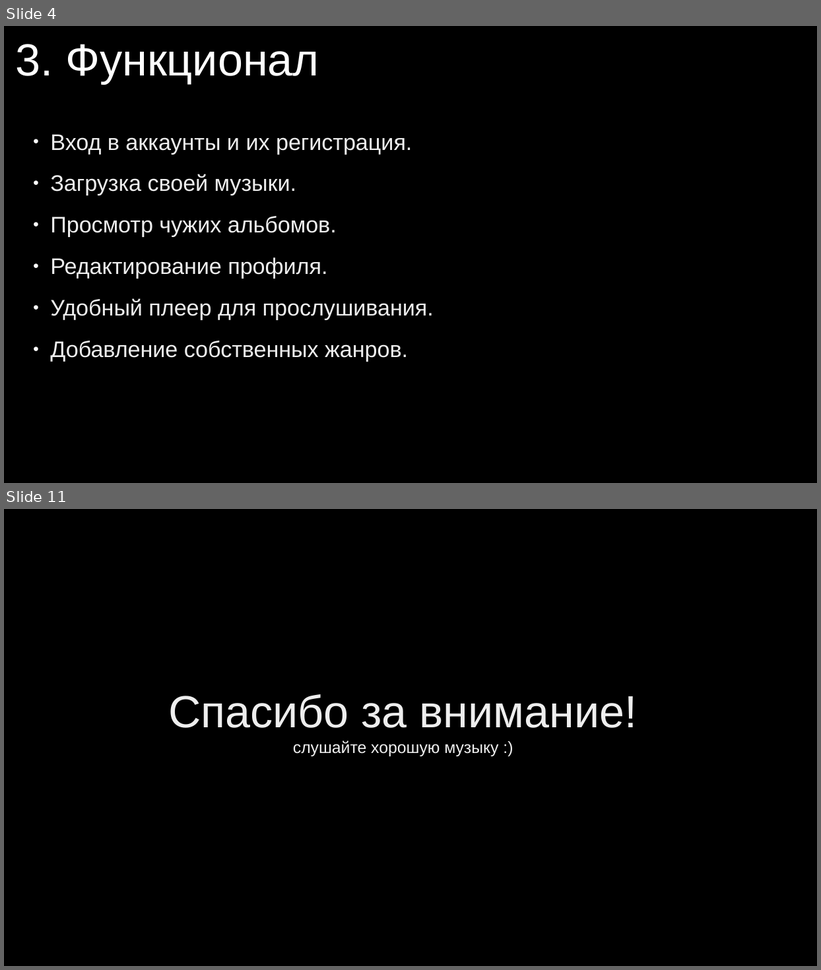
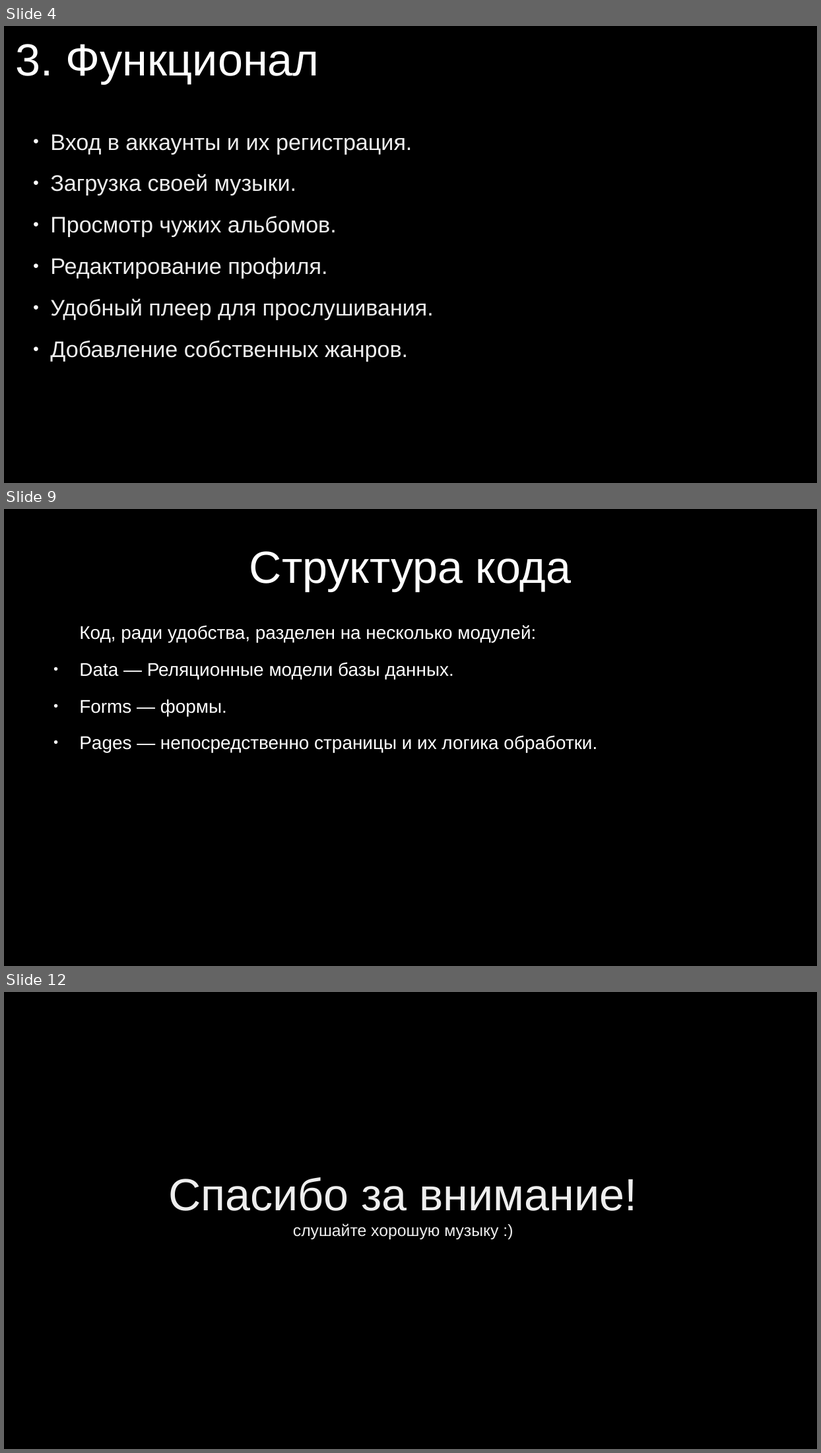
Before and after one commit to gepron1x/blacklandradio2, a slide deck: media/presentation-.odp. Shown one above the other, each under a label of ours: slides 4 and 11 before the commit, slides 4, 9 and 12 after it; the slides between them are not shown. The pictures are 821x970 and 821x1453 pixels, drawn with LibreOffice and Linux fonts; fonts in the diff are those of the drawing. Boxes give left, top, right and bottom in pixels: in the first picture for what was removed or moved away, otherwise in the second. Text is boxed around its words. In the diff, an @@ line names an element or a change of style, - is before the commit and + after.

```diff
--- a/media/presentation-.odp
+++ b/media/presentation-.odp
@@ slide 9 added at bbox=[4, 509, 817, 966], background #000000 @@
@@ title added at bbox=[250, 551, 572, 591], 44 pt, text #FFFFFF @@
+Структура кода
@@ text added at bbox=[79, 625, 597, 753], 18 pt, text #FFFFFF @@
+Код, ради удобства, разделен на несколько модулей:
+● Data — Реляционные модели базы данных.
+● Forms — формы.
+● Pages — непосредственно страницы и их логика обработки.
@@ what was slide 11 is now slide 12 @@
```
Also in this commit, not shown: 7 slides changed, 25 other files.
